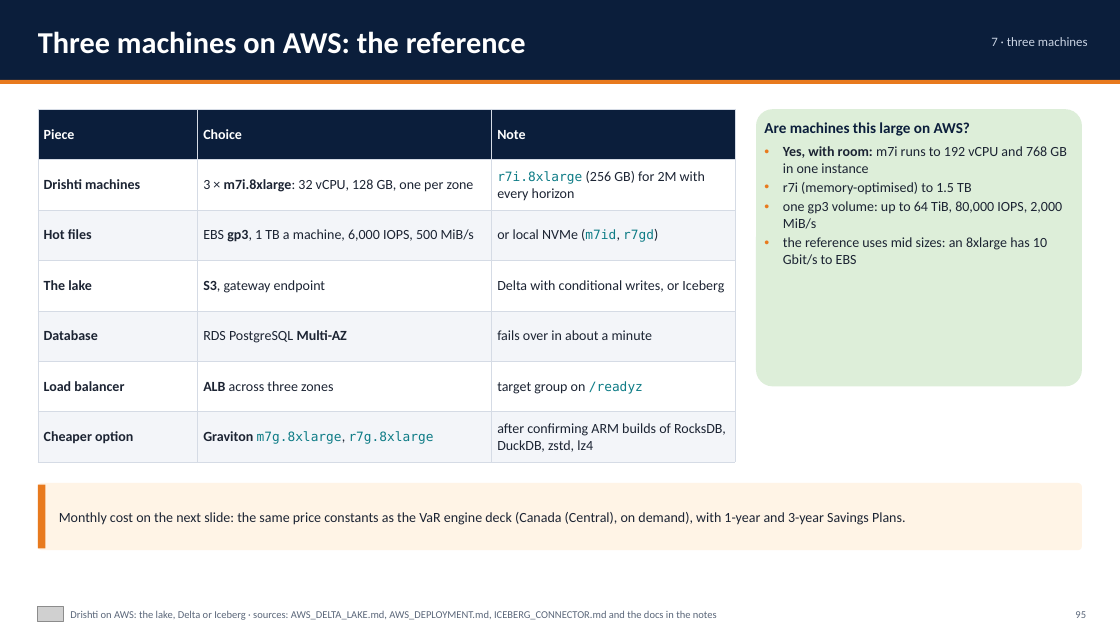
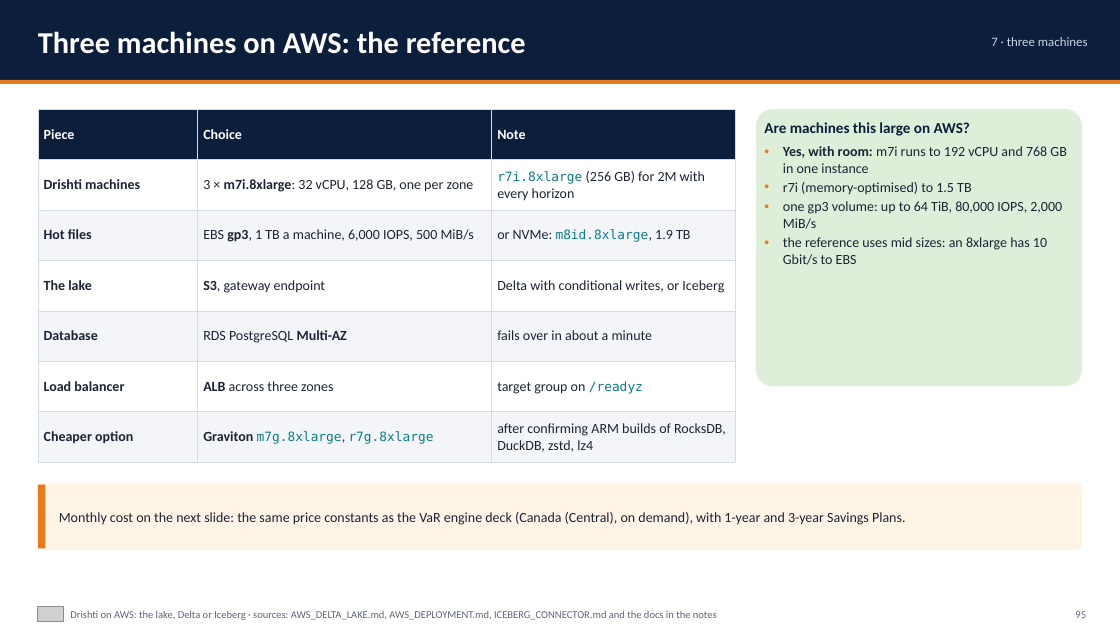
Before and after one commit to ajsinha/drishti, a slide deck: slide 95 of docs/publications/Drishti-on-AWS.pptx. Drawn at 1120x630 pixels with LibreOffice and Linux fonts; fonts in the diff are those of the drawing; grey boxes stand for pictures. Boxes give left, top, right and bottom in pixels: in the first picture for what was removed or moved away, otherwise in the second. Text is boxed around its words. In the diff, an @@ line names an element or a change of style, - is before the commit and + after.

Commit message:
Cluster deployment: fast disks on AWS and EC2, ECS on EC2 or Fargate for three machines; Fargate's 32 vCPU, 244 GiB tasks; the NVMe variant of the AWS reference; AWS deck slides

```diff
--- a/docs/publications/Drishti-on-AWS.pptx
+++ b/docs/publications/Drishti-on-AWS.pptx
@@ table at box(38, 109, 735, 462) @@
-row 3, column 3: or local NVMe (m7id, r7gd)
+row 3, column 3: or NVMe: m8id.8xlarge, 1.9 TB
```
Also in this commit, not shown: 47 other slides changed, 2 slides added, 2 other files.
